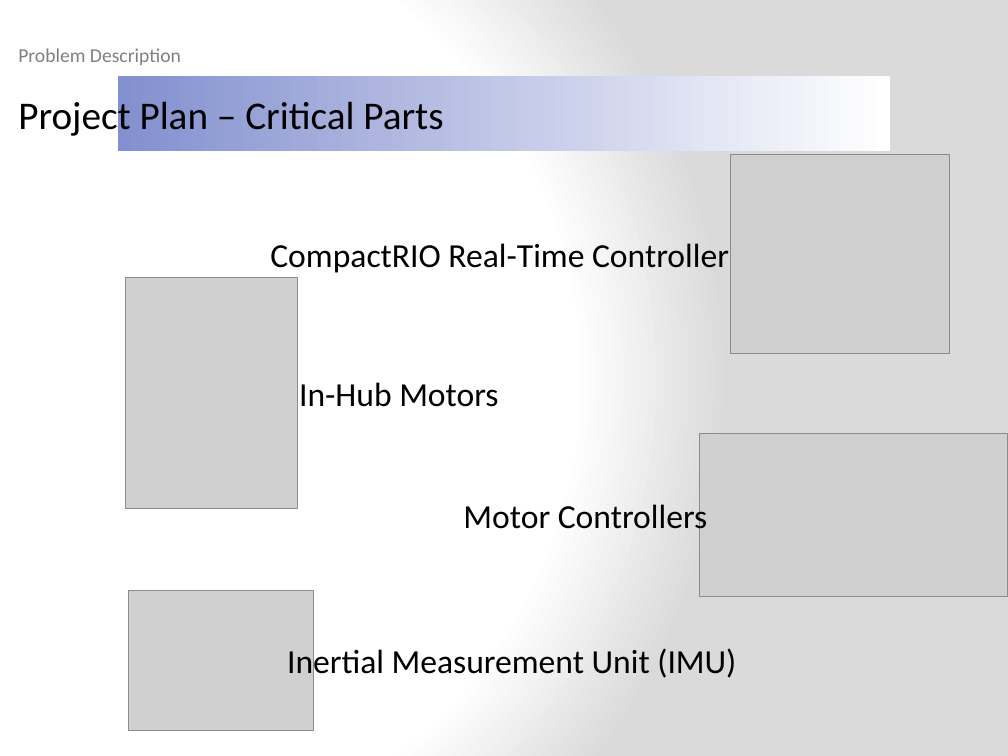
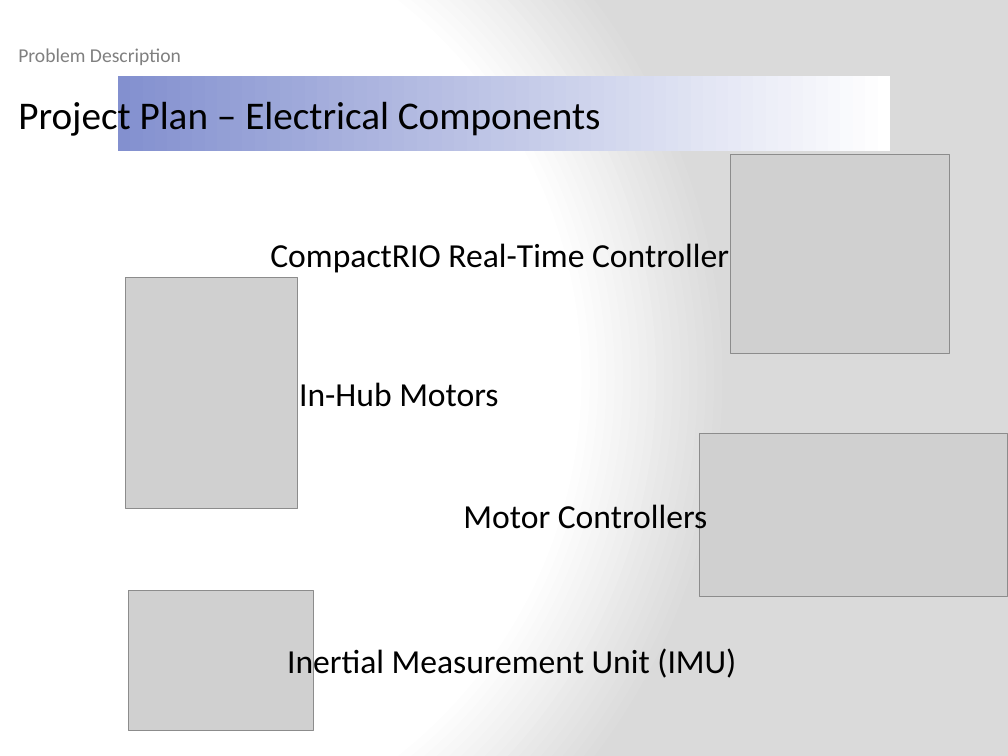
Before and after one commit to ruffsl/ROBO, a slide deck: slide 9 of Documentation/Design Reviews/Design Review 1.pptx. Drawn at 1008x756 pixels with LibreOffice and Linux fonts; fonts in the diff are those of the drawing; grey boxes stand for pictures; background and template pictures are left out. Boxes give left, top, right and bottom in pixels: in the first picture for what was removed or moved away, otherwise in the second. Text is boxed around its words. In the diff, an @@ line names an element or a change of style, - is before the commit and + after.

```diff
--- a/Documentation/Design Reviews/Design Review 1.pptx
+++ b/Documentation/Design Reviews/Design Review 1.pptx
@@ text at [18, 96, 601, 139]: text changed @@
-Project Plan – Critical Parts
+Project Plan – Electrical Components
```
Also in this commit, not shown: 2 other slides changed.
